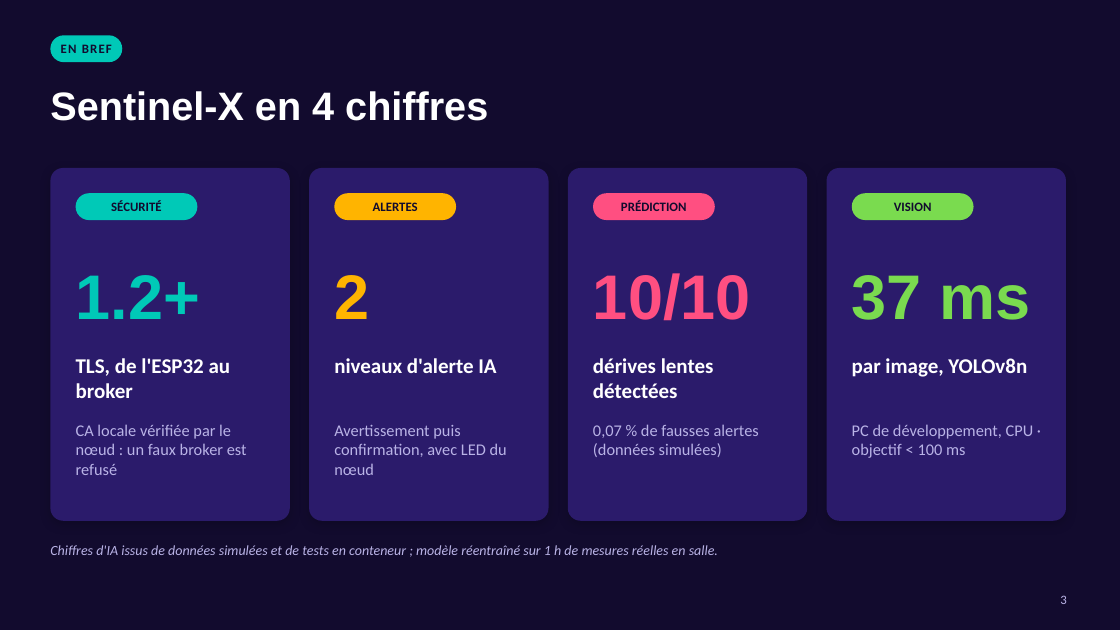
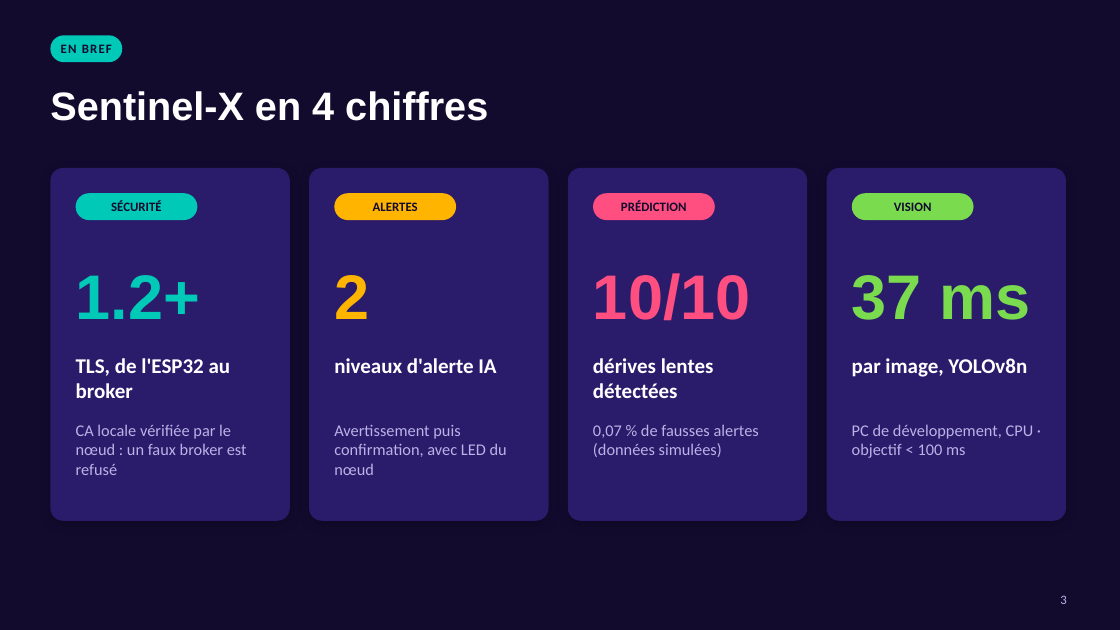
Before and after one commit to ESPI-Workshop-Vig1l-8/infra, a slide deck: slide 3 of docs/Sentinel-X_Workshop.pptx. Drawn at 1120x630 pixels with LibreOffice and Linux fonts; fonts in the diff are those of the drawing. Boxes give left, top, right and bottom in pixels: in the first picture for what was removed or moved away, otherwise in the second. Text is boxed around its words. In the diff, an @@ line names an element or a change of style, - is before the commit and + after.

Commit message:
docs: deck banner and slide 3 footnote simplified

```diff
--- a/docs/Sentinel-X_Workshop.pptx
+++ b/docs/Sentinel-X_Workshop.pptx
@@ text removed at (50,545,718,555) @@
-Chiffres d'IA issus de données simulées et de tests en conteneur ; modèle réentraîné sur 1 h de mesures réelles en salle.
```
Also in this commit, not shown: 1 other slide changed.
